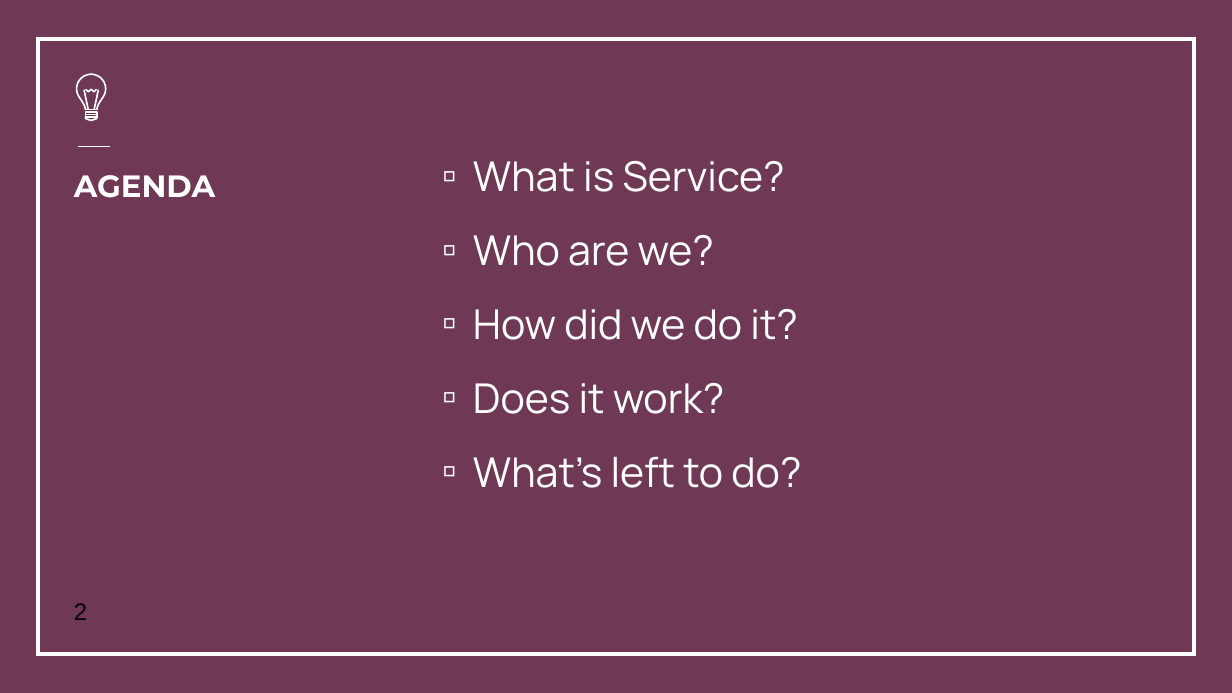
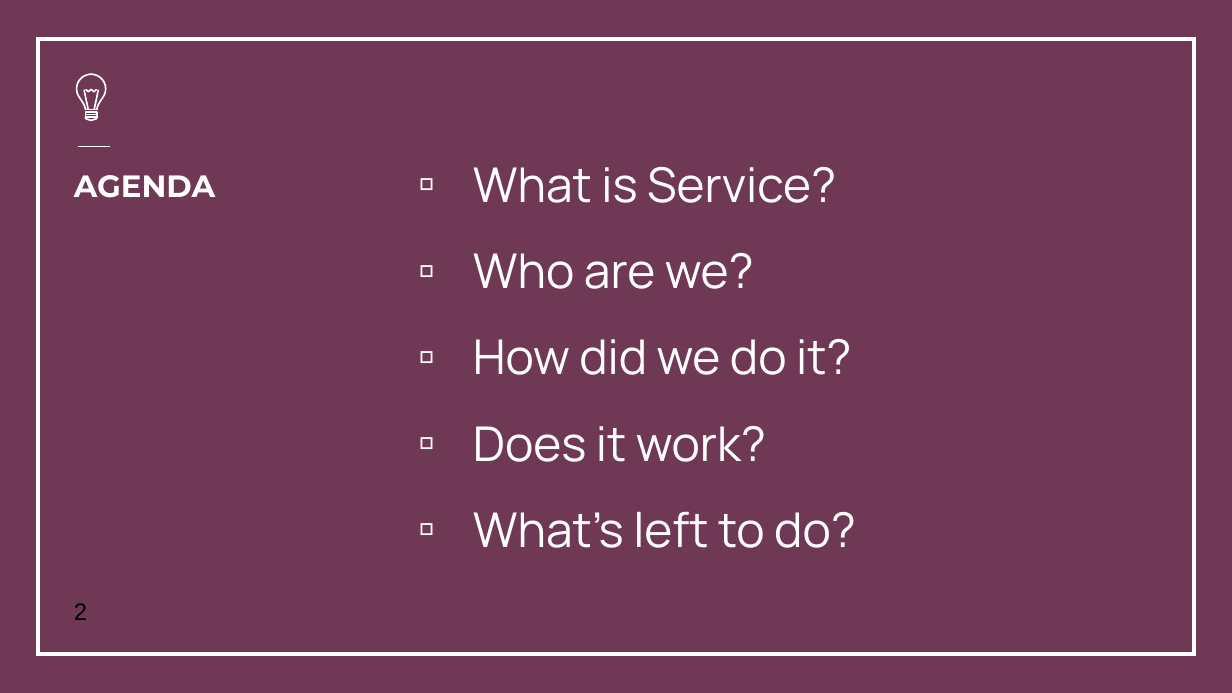
Before and after one commit to Ninjinkai/ScrumbagsProject, a slide deck: slide 2 of Service Final Presentation.pptx. Drawn at 1232x693 pixels with LibreOffice and Linux fonts; fonts in the diff are those of the drawing; background and template pictures are left out. Boxes give left, top, right and bottom in pixels: in the first picture for what was removed or moved away, otherwise in the second. Text is boxed around its words. In the diff, an @@ line names an element or a change of style, - is before the commit and + after.

```diff
--- a/Service Final Presentation.pptx
+++ b/Service Final Presentation.pptx
@@ text "What is Service?" at (473, 167, 856, 548): size 24 to 28 pt; indent changed @@
```
Also in this commit, not shown: 5 other slides changed, 3 other files.
